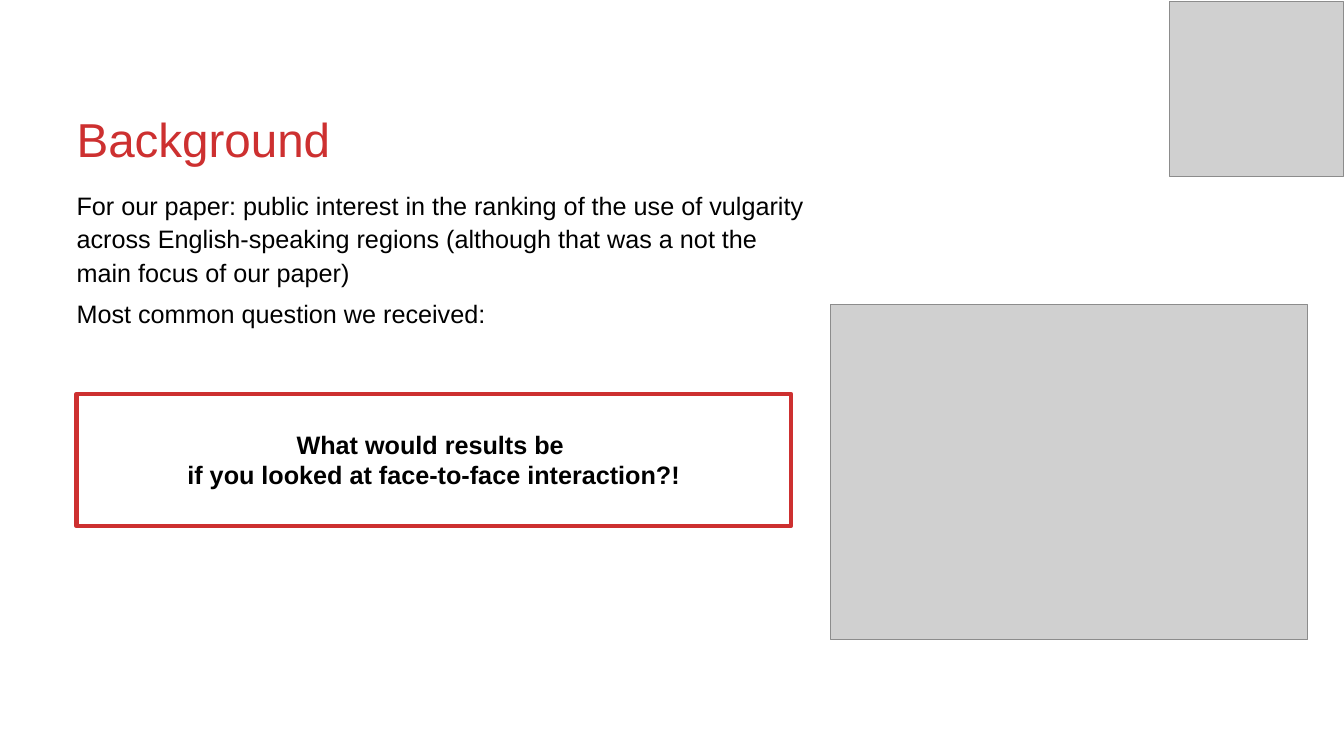
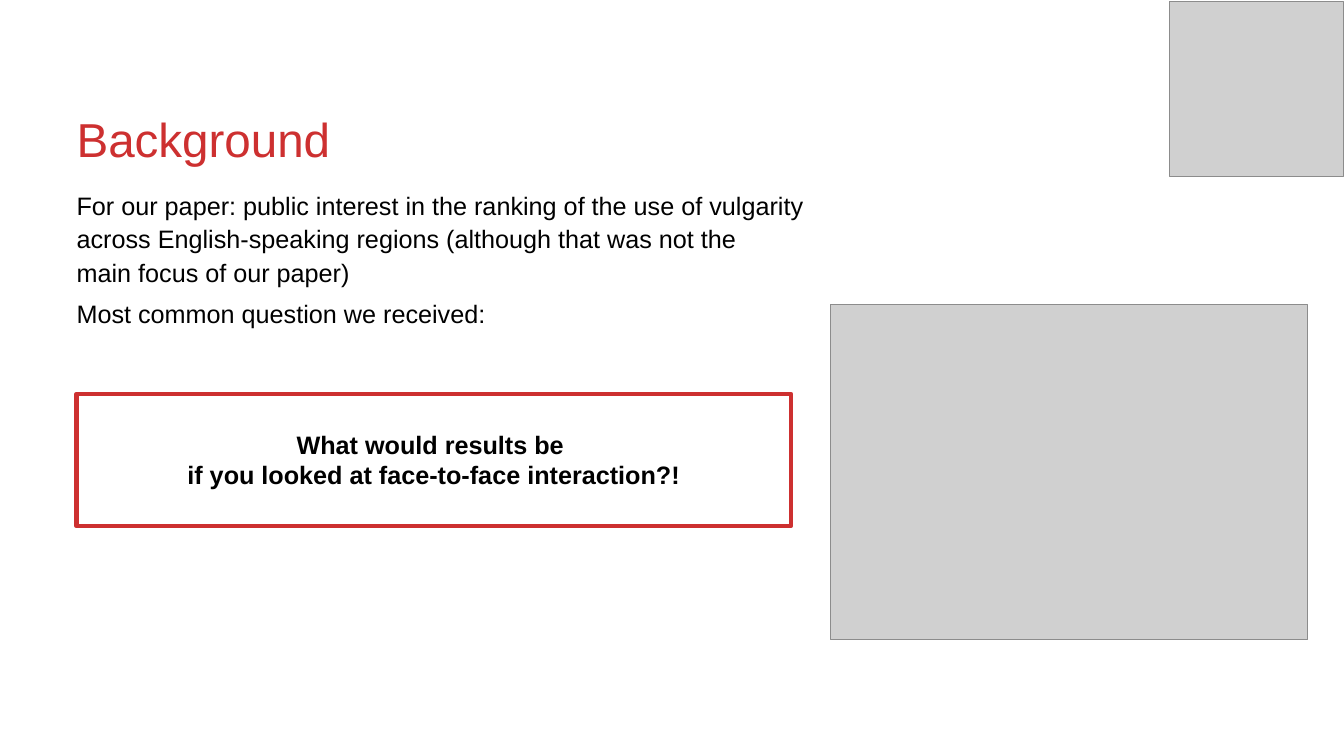
Before and after one commit to MartinSchweinberger/slides, a slide deck: slide 3 of Hildesheim_Schweinberger_VulgarityAroundTheWorld_2026.pptx. Drawn at 1344x756 pixels with LibreOffice and Linux fonts; fonts in the diff are those of the drawing; grey boxes stand for pictures. Boxes give left, top, right and bottom in pixels: in the first picture for what was removed or moved away, otherwise in the second. Text is boxed around its words. In the diff, an @@ line names an element or a change of style, - is before the commit and + after.

```diff
--- a/Hildesheim_Schweinberger_VulgarityAroundTheWorld_2026.pptx
+++ b/Hildesheim_Schweinberger_VulgarityAroundTheWorld_2026.pptx
@@ text at (x1=77, y1=196, x2=803, y2=287): text changed @@
-For our paper: public interest in the ranking of the use of vulgarity
-across English-speaking regions (although that was a not the
-main focus of our paper)
+For our paper: public interest in the ranking of the use of vulgarity
+across English-speaking regions (although that was not the
+main focus of our paper)
```
Also in this commit, not shown: 1 other file.
